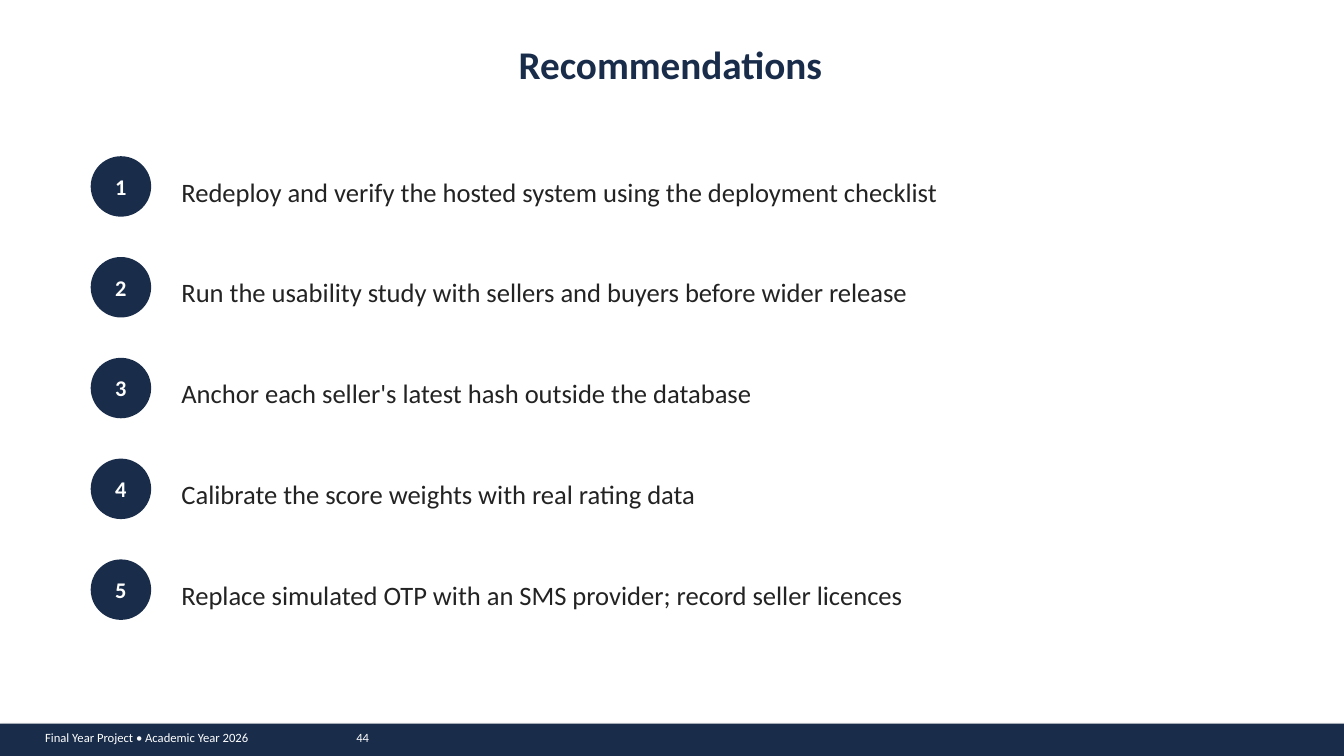
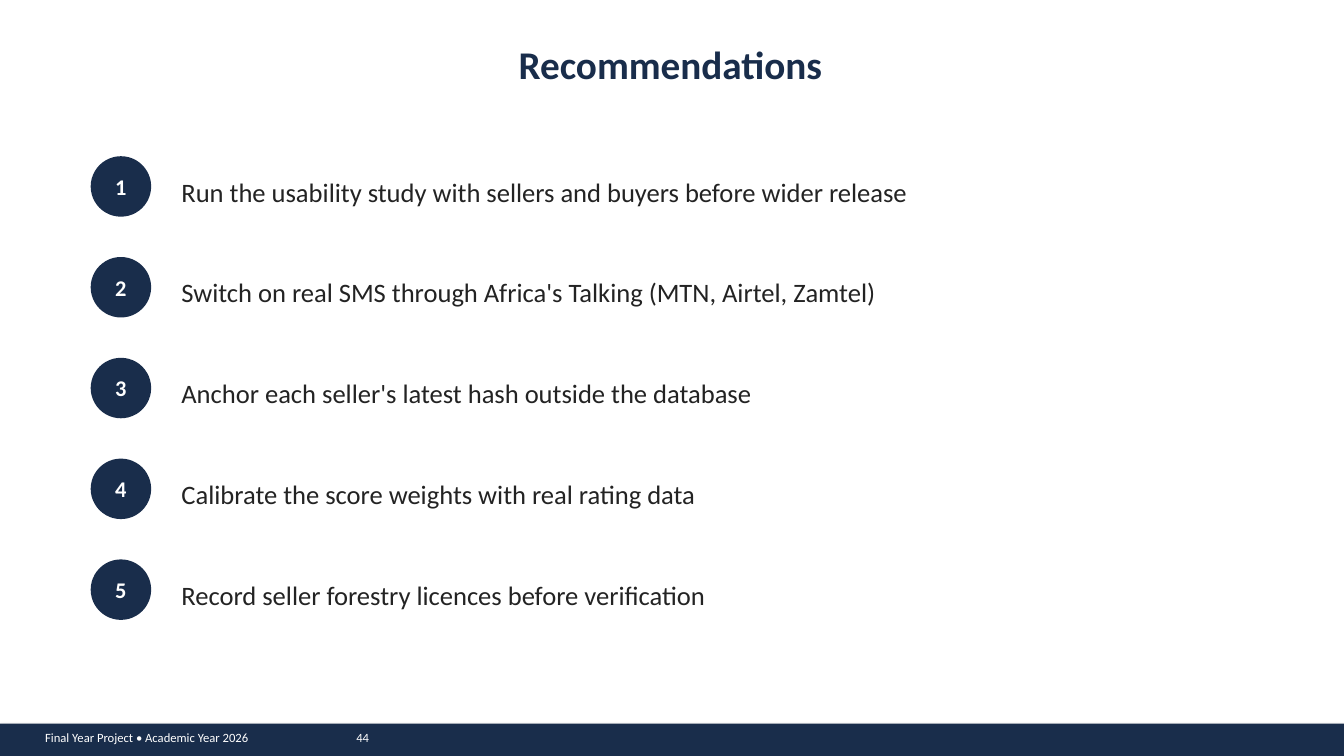
Before and after one commit to john-chola/ZamMarket, a slide deck: slide 44 of docs/presentation/ZamMarket_Presentation.pptx. Drawn at 1344x756 pixels with LibreOffice and Linux fonts; fonts in the diff are those of the drawing. Boxes give left, top, right and bottom in pixels: in the first picture for what was removed or moved away, otherwise in the second. Text is boxed around its words. In the diff, an @@ line names an element or a change of style, - is before the commit and + after.

```diff
--- a/docs/presentation/ZamMarket_Presentation.pptx
+++ b/docs/presentation/ZamMarket_Presentation.pptx
@@ text "Run the usability study with ...": place and size @@
-text "Run the usability study with ..." at (181,283,907,307)
+text "Run the usability study with ..." at (181,183,907,207)
@@ text removed at (181,183,937,207) @@
-Redeploy and verify the hosted system using the deployment checklist
@@ text added at (181,282,875,307), 19 pt, text #232323 @@
+Switch on real SMS through Africa's Talking (MTN, Airtel, Zamtel)
@@ text at (181,586,704,610): text changed @@
-Replace simulated OTP with an SMS provider; record seller licences
+Record seller forestry licences before verification
```
Also in this commit, not shown: 13 other slides changed, 2 other files.
